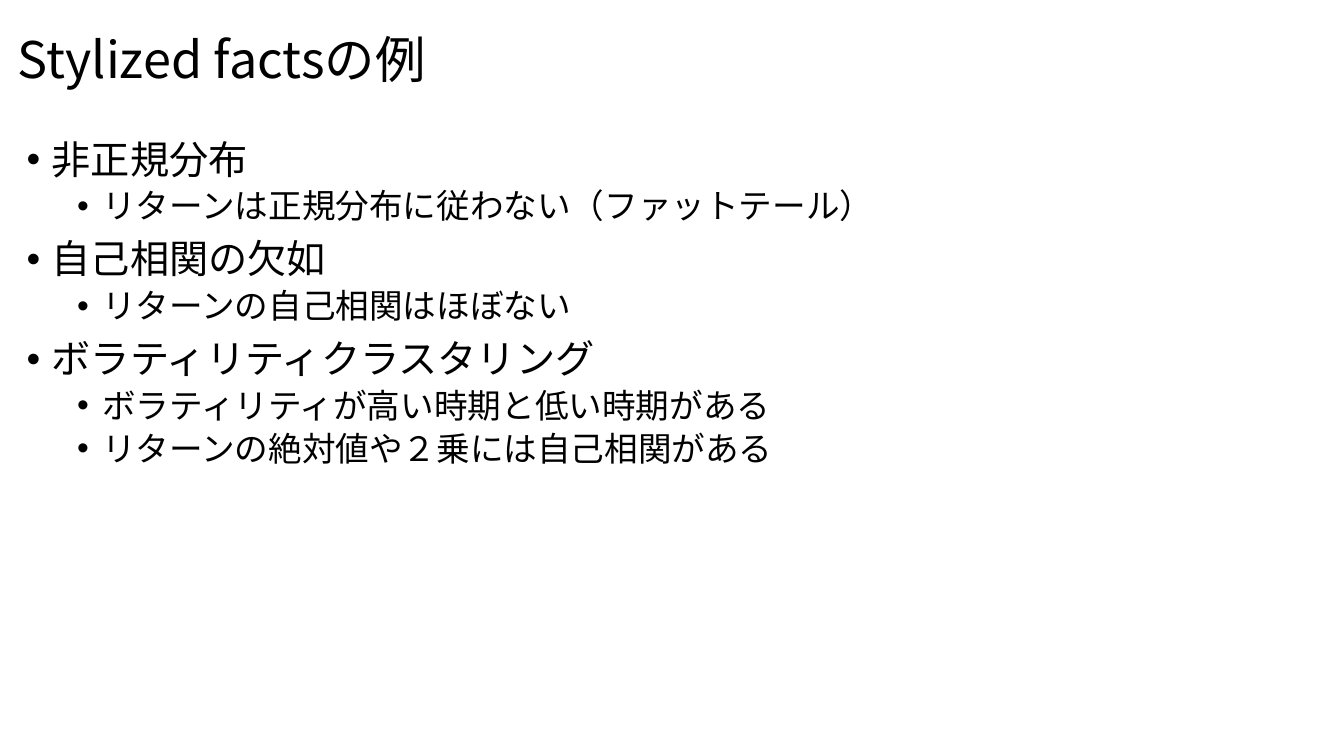
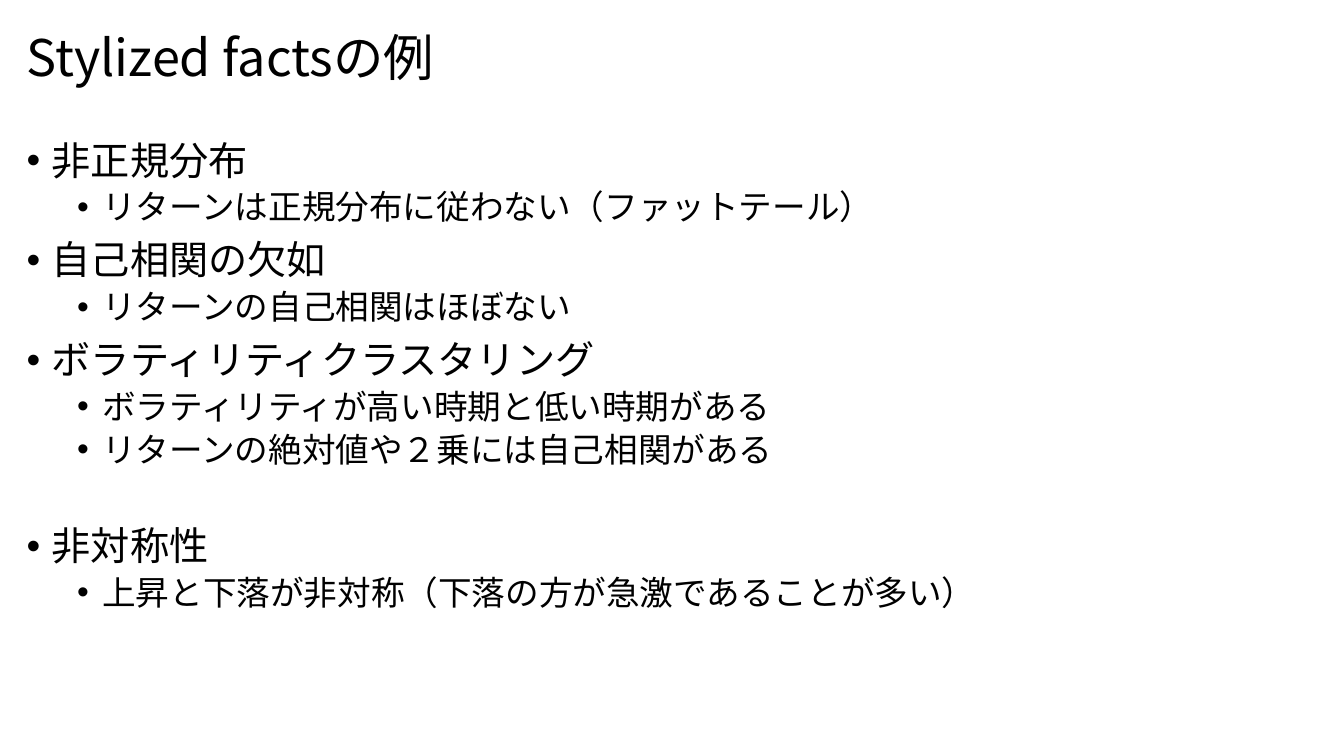
Before and after one commit to nakayasu720/report, a slide deck: slide 3 of 時系列データの生成.pptx. Drawn at 1344x756 pixels with LibreOffice and Linux fonts; fonts in the diff are those of the drawing. Boxes give left, top, right and bottom in pixels: in the first picture for what was removed or moved away, otherwise in the second. Text is boxed around its words. In the diff, an @@ line names an element or a change of style, - is before the commit and + after.

```diff
--- a/時系列データの生成.pptx
+++ b/時系列データの生成.pptx
@@ title "Stylized factsの例": place and size @@
-title "Stylized factsの例" at bbox=[18, 36, 426, 90]
+title "Stylized factsの例" at bbox=[27, 34, 435, 88]
@@ text at bbox=[52, 527, 975, 608]: paragraphs added @@
+• 非対称性
+  • 上昇と下落が非対称（下落の方が急激であることが多い）
```
Also in this commit, not shown: 17 other slides changed, 5 slides added, 3 slides removed.
